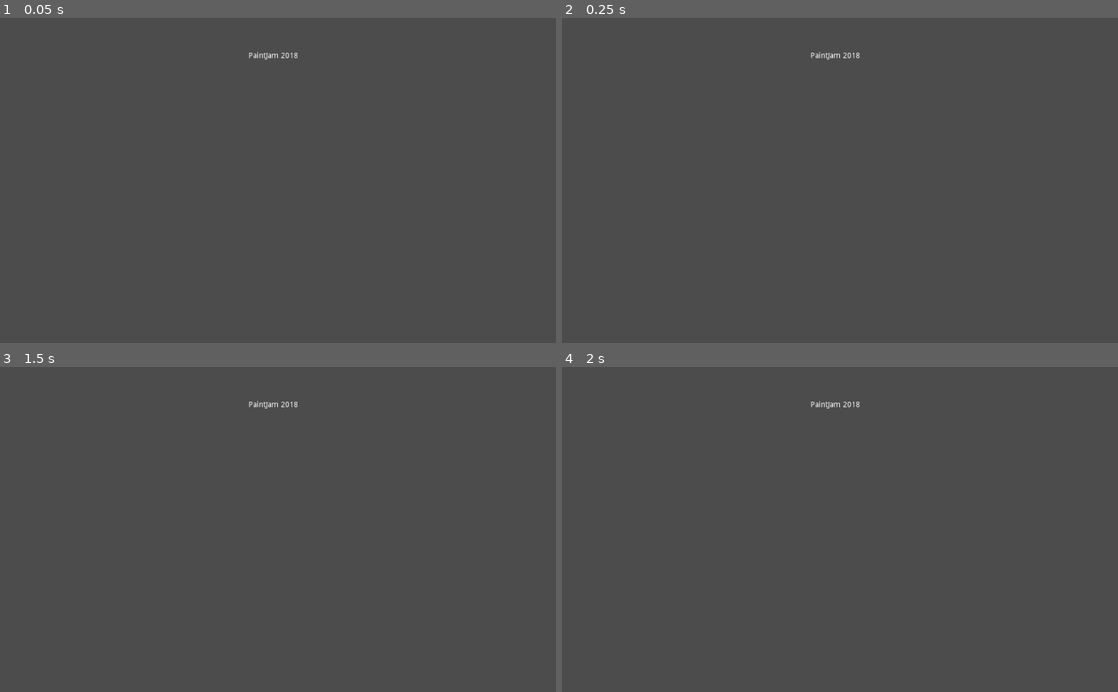
Above: before the commit, frames 1-4 (two rows, left to right).
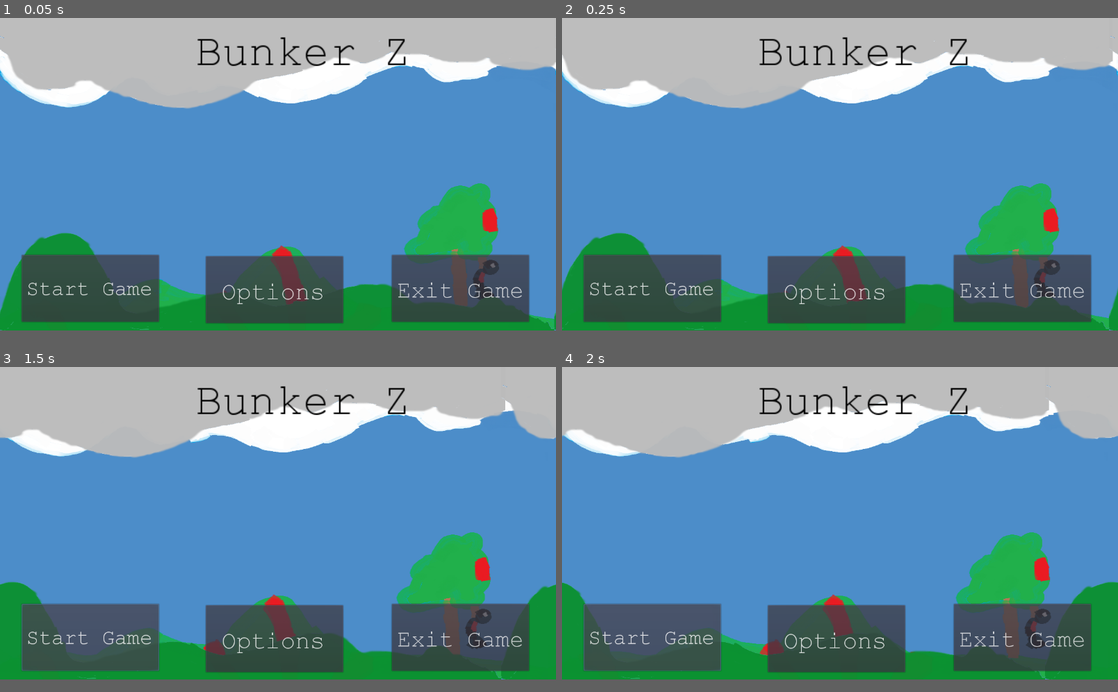
Above: after the commit, the same moments.

Repository: SillyScientists/PaintJam-2018
Game: Godot game, scene res://scenes/main/main.tscn
The game is run twice, just before and just after one commit, with the same random seed, the same clock (stepped at 60 frames per second) and the same inputs. Before the commit the project has no main scene; this scene is started directly in both runs.
Inputs (mouse positions are in pixels of both pictures, inside the frame that each line leads up to):
- Up to frame 1 (0.05 s): no input
- Up to frame 2 (0.25 s): no input
- Up to frame 3 (1.5 s): click (272, 649) at 0.52 s; click (88, 649) at 1.27 s
- Up to frame 4 (2 s): no input
In our replay, the window is 800x468 before the commit and 800x450 after it. These sizes can differ from the game's own. Grey fills any space a smaller window leaves; there, only what the larger window draws over its background counts as a difference.

The runs differ from the first frame. In frame 1, 88% of the frame differs, in the area x 0-100%, y 0-97%; in frame 2, 88%; in frame 3, 88%; in frame 4, 88%.

Commit message:
Adding Main Menu + exit

Diff:
--- a/project.godot
+++ b/project.godot
@@ -11,7 +11,13 @@
 [application]
 
 config/name="PaintJam-2018"
+run/main_scene="res://scenes/main/main.tscn"
 config/icon="res://icon.png"
+
+[display]
+
+window/size/width=1280
+window/size/height=720
 
 [rendering]
 
--- a/scenes/main/assets/dynamic.tres
+++ /dev/null
@@ -1,11 +0,0 @@
-[gd_resource type="DynamicFont" load_steps=2 format=2]
-
-[ext_resource path="res://scenes/main/assets/font.tres" type="DynamicFontData" id=1]
-
-[resource]
-
-size = 0
-use_mipmaps = true
-use_filter = false
-font_data = ExtResource( 1 )
-_sections_unfolded = [ "Extra Spacing", "Font" ]
--- a/scenes/main/assets/font.tres
+++ /dev/null
@@ -1,5 +0,0 @@
-[gd_resource type="DynamicFontData" format=2]
-
-[resource]
-
-font_path = "res://scenes/main/assets/calibri.ttf"
--- /dev/null
+++ b/scenes/main/camera.gd
@@ -0,0 +1,14 @@
+extends Camera2D
+
+# class member variables go here, for example:
+# var a = 2
+# var b = "textvar"
+
+func _ready():
+	set_process(true);
+	pass
+
+func _process(delta):
+	var pos = get_parent().global_position
+	pos = Vector2(pos.x + 2,pos.y)
+	get_parent().global_position = pos
--- /dev/null
+++ b/scenes/main/main.gd
@@ -0,0 +1,20 @@
+extends Control
+
+# class member variables go here, for example:
+# var a = 2
+# var b = "textvar"
+
+func _ready():
+	# Called every time the node is added to the scene.
+	# Initialization here
+	pass
+
+#func _process(delta):
+#	# Called every frame. Delta is time since last frame.
+#	# Update game logic here.
+#	pass
+
+
+func _on_Button3_pressed():
+	get_tree().quit()
+	pass # replace with function body
--- a/scenes/main/main.tscn
+++ b/scenes/main/main.tscn
@@ -1,6 +1,15 @@
-[gd_scene format=2]
-
-[node name="main" type="Control" index="0"]
+[gd_scene load_steps=9 format=2]
+
+[ext_resource path="res://scenes/main/main.gd" type="Script" id=1]
+[ext_resource path="res://scenes/main/assets/Background/Back.png" type="Texture" id=2]
+[ext_resource path="res://scenes/main/assets/Background/fore.png" type="Texture" id=3]
+[ext_resource path="res://scenes/main/camera.gd" type="Script" id=4]
+[ext_resource path="res://scenes/main/assets/text/Title.png" type="Texture" id=5]
+[ext_resource path="res://scenes/main/assets/text/Button2.png" type="Texture" id=6]
+[ext_resource path="res://scenes/main/assets/text/Button1.png" type="Texture" id=7]
+[ext_resource path="res://scenes/main/assets/text/Button3.png" type="Texture" id=8]
+
+[node name="Control" type="Control" index="0"]
 
 anchor_left = 0.0
 anchor_top = 0.0
@@ -13,45 +22,182 @@
 mouse_default_cursor_shape = 0
 size_flags_horizontal = 1
 size_flags_vertical = 1
-
-[node name="MarginContainer" type="MarginContainer" parent="." index="0"]
-
-anchor_left = 0.0
-anchor_top = 0.0
-anchor_right = 0.0
-anchor_bottom = 0.0
-margin_left = 6.0
-margin_top = 20.0
-margin_right = 1001.0
-margin_bottom = 120.0
-rect_pivot_offset = Vector2( 0, 0 )
-mouse_filter = 0
-mouse_default_cursor_shape = 0
-size_flags_horizontal = 1
-size_flags_vertical = 1
-_sections_unfolded = [ "Anchor", "Margin" ]
-
-[node name="Label" type="Label" parent="MarginContainer" index="0"]
-
-anchor_left = 0.0
-anchor_top = 0.0
-anchor_right = 0.0
-anchor_bottom = 0.0
-margin_left = 8.0
-margin_right = 995.0
-margin_bottom = 100.0
-rect_min_size = Vector2( 100, 100 )
-rect_pivot_offset = Vector2( 0, 0 )
-mouse_filter = 2
-mouse_default_cursor_shape = 0
-size_flags_horizontal = 1
-size_flags_vertical = 4
-text = "PaintJam 2018"
+script = ExtResource( 1 )
+
+[node name="ParallaxBackground" type="ParallaxBackground" parent="." index="0"]
+
+layer = -1
+offset = Vector2( 0, 0 )
+rotation = 0.0
+scale = Vector2( 1, 1 )
+transform = Transform2D( 1, 0, 0, 1, 0, 0 )
+scroll_offset = Vector2( 0, 0 )
+scroll_base_offset = Vector2( 0, 0 )
+scroll_base_scale = Vector2( 1, 1 )
+scroll_limit_begin = Vector2( 0, 0 )
+scroll_limit_end = Vector2( 0, 0 )
+scroll_ignore_camera_zoom = true
+_sections_unfolded = [ "Scroll" ]
+
+[node name="background" type="ParallaxLayer" parent="ParallaxBackground" index="0"]
+
+motion_scale = Vector2( 0.1, 1 )
+motion_offset = Vector2( 0, 0 )
+motion_mirroring = Vector2( 1280, 0 )
+_sections_unfolded = [ "Motion" ]
+
+[node name="Sprite" type="Sprite" parent="ParallaxBackground/background" index="0"]
+
+position = Vector2( -119.011, 0 )
+scale = Vector2( 1.19011, 1 )
+texture = ExtResource( 2 )
+offset = Vector2( 640, 360 )
+_sections_unfolded = [ "Animation", "Material", "Offset", "Region", "Transform", "Visibility", "Z Index" ]
+
+[node name="foreground" type="ParallaxLayer" parent="ParallaxBackground" index="1"]
+
+motion_scale = Vector2( 0.7, 1 )
+motion_offset = Vector2( 0, 0 )
+motion_mirroring = Vector2( 1280, 0 )
+_sections_unfolded = [ "Motion" ]
+
+[node name="Sprite" type="Sprite" parent="ParallaxBackground/foreground" index="0"]
+
+modulate = Color( 1, 1, 1, 0.966863 )
+position = Vector2( -119.32, 0 )
+scale = Vector2( 1.1932, 1 )
+texture = ExtResource( 3 )
+offset = Vector2( 640, 360 )
+_sections_unfolded = [ "Offset", "Transform", "Visibility" ]
+
+[node name="Node2D" type="Node2D" parent="ParallaxBackground" index="2"]
+
+_sections_unfolded = [ "Transform" ]
+
+[node name="camera" type="Camera2D" parent="ParallaxBackground/Node2D" index="0"]
+
+anchor_mode = 0
+rotating = false
+current = true
+zoom = Vector2( 1, 1 )
+limit_left = -10000000
+limit_top = -10000000
+limit_right = 10000000
+limit_bottom = 10000000
+limit_smoothed = false
+drag_margin_h_enabled = true
+drag_margin_v_enabled = true
+smoothing_enabled = false
+smoothing_speed = 5.0
+offset_v = 0.0
+offset_h = 0.0
+drag_margin_left = 0.2
+drag_margin_top = 0.2
+drag_margin_right = 0.2
+drag_margin_bottom = 0.2
+editor_draw_screen = true
+editor_draw_limits = false
+editor_draw_drag_margin = false
+script = ExtResource( 4 )
+_sections_unfolded = [ "Transform" ]
+
+[node name="TextureRect" type="TextureRect" parent="ParallaxBackground" index="3"]
+
+modulate = Color( 0, 0, 0, 1 )
+anchor_left = 0.0
+anchor_top = 0.0
+anchor_right = 0.0
+anchor_bottom = 0.0
+margin_left = -115.0
+margin_top = -594.0
+margin_right = 1341.0
+margin_bottom = 900.0
+rect_pivot_offset = Vector2( 0, 0 )
+mouse_filter = 1
+mouse_default_cursor_shape = 0
+size_flags_horizontal = 1
+size_flags_vertical = 1
+texture = ExtResource( 5 )
+expand = true
+stretch_mode = 5
+_sections_unfolded = [ "Visibility" ]
+
+[node name="Button2" type="Button" parent="ParallaxBackground" index="4"]
+
+modulate = Color( 1, 1, 1, 0.784314 )
+anchor_left = 0.0
+anchor_top = 0.0
+anchor_right = 0.0
+anchor_bottom = 0.0
+margin_left = 474.0
+margin_top = 549.0
+margin_right = 790.0
+margin_bottom = 703.0
+rect_pivot_offset = Vector2( 0, 0 )
+focus_mode = 2
+mouse_filter = 0
+mouse_default_cursor_shape = 0
+size_flags_horizontal = 1
+size_flags_vertical = 1
+toggle_mode = false
+enabled_focus_mode = 2
+shortcut = null
+group = null
+icon = ExtResource( 6 )
+flat = false
 align = 1
-valign = 1
-autowrap = true
-clip_text = true
-percent_visible = 1.0
-lines_skipped = 0
-max_lines_visible = -1
-_sections_unfolded = [ "Anchor", "Focus", "Grow Direction", "Hint", "Margin", "Material", "Mouse", "Pause", "Rect", "Size Flags", "Theme", "Visibility", "custom_colors", "custom_constants", "custom_fonts", "custom_styles" ]
+_sections_unfolded = [ "Anchor", "Margin", "Rect", "Visibility" ]
+
+[node name="Button" type="Button" parent="ParallaxBackground" index="5"]
+
+self_modulate = Color( 1, 1, 1, 0.784314 )
+anchor_left = 0.0
+anchor_top = 0.0
+anchor_right = 0.0
+anchor_bottom = 0.0
+margin_left = 50.0
+margin_top = 546.0
+margin_right = 366.0
+margin_bottom = 700.0
+rect_pivot_offset = Vector2( 0, 0 )
+focus_mode = 2
+mouse_filter = 0
+mouse_default_cursor_shape = 0
+size_flags_horizontal = 1
+size_flags_vertical = 1
+toggle_mode = false
+enabled_focus_mode = 2
+shortcut = null
+group = null
+icon = ExtResource( 7 )
+flat = false
+align = 1
+_sections_unfolded = [ "Anchor", "Grow Direction", "Hint", "Margin", "Rect", "Visibility", "custom_fonts" ]
+
+[node name="Button3" type="Button" parent="ParallaxBackground" index="6"]
+
+modulate = Color( 1, 1, 1, 0.784314 )
+anchor_left = 0.0
+anchor_top = 0.0
+anchor_right = 0.0
+anchor_bottom = 0.0
+margin_left = 902.0
+margin_top = 546.0
+margin_right = 1218.0
+margin_bottom = 700.0
+rect_pivot_offset = Vector2( 0, 0 )
+focus_mode = 2
+mouse_filter = 0
+mouse_default_cursor_shape = 0
+size_flags_horizontal = 1
+size_flags_vertical = 1
+toggle_mode = false
+enabled_focus_mode = 2
+shortcut = null
+group = null
+icon = ExtResource( 8 )
+flat = false
+align = 1
+_sections_unfolded = [ "Anchor", "Margin", "Material", "Rect", "Visibility" ]
+
+[connection signal="pressed" from="ParallaxBackground/Button3" to="." method="_on_Button3_pressed"]
Binary file removed: scenes/main/assets/8514fix.fon
Binary file added: scenes/main/assets/Background/Back.png
Not shown, added: scenes/main/assets/Background/Back.png.import
Binary file added: scenes/main/assets/Background/fore.png
Not shown, added: scenes/main/assets/Background/fore.png.import
Binary file removed: scenes/main/assets/calibri.ttf
Binary file removed: scenes/main/assets/calibrib.ttf
Binary file removed: scenes/main/assets/calibrii.ttf
Binary file removed: scenes/main/assets/calibril.ttf
Binary file removed: scenes/main/assets/calibrili.ttf
Binary file removed: scenes/main/assets/calibriz.ttf
Binary file removed: scenes/main/assets/coure.fon
(and 10 more such lines)
